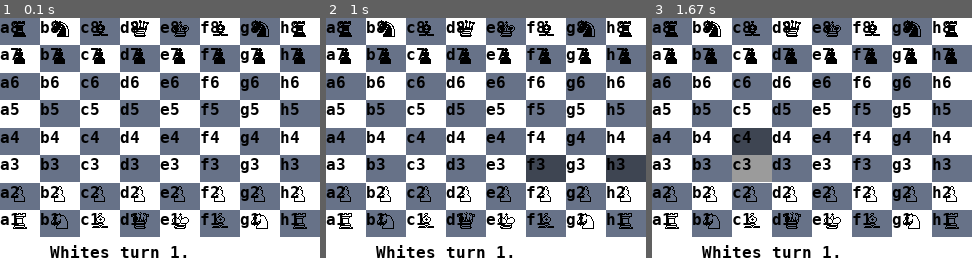
Above: before the commit, frames 1-3 (left to right).
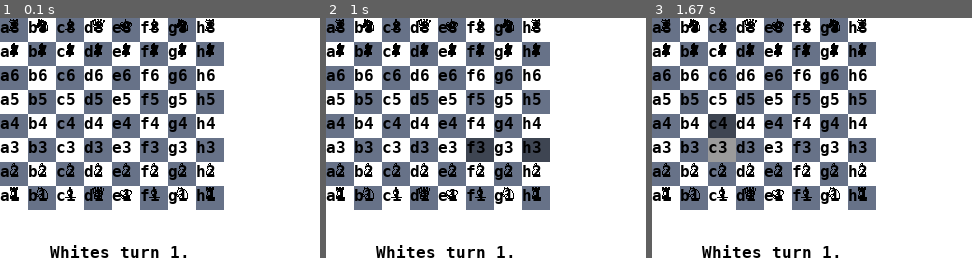
Above: after the commit, the same moments.

Repository: philsupertramp/chess
Game: pygame game, started from main.py
The game is run twice, just before and just after one commit, with the same random seed, the same clock (stepped at 60 frames per second) and the same inputs.
Inputs (mouse positions are in pixels of both pictures, inside the frame that each line leads up to):
- Up to frame 1 (0.1 s): no input
- Up to frame 2 (1 s): click (486, 138) at 0.38 s; click (604, 222) at 0.72 s
- Up to frame 3 (1.67 s): click (802, 126) at 1.05 s; click (751, 186) at 1.38 s

The runs differ from the first frame. In frame 1, 56% of the frame differs, in the area x 0-100%, y 0-92%; in frame 2, 56%; in frame 3, 57%.

Commit message:
do some work.. something broke, maybe that's why the training isn't working...

Diff:
--- a/src/backends/pygame_backend.py
+++ b/src/backends/pygame_backend.py
@@ -6,6 +6,7 @@
 import pygame
 
 from src.backends.base import BaseBackend
+from src.backends.sections import StatisticsSection, TurnHistorySection
 from src.backends.selector import FigureSelector
 
 
@@ -15,8 +16,10 @@
 class PygameBackend(BaseBackend):
     def __init__(self, game):
         super().__init__(game)
-        self.canvas = pygame.Surface((screen.get_size()[0], screen.get_size()[1] - 20))
+        self.canvas = pygame.Surface((screen.get_field_width(), screen.get_field_height()))
         self.figure_selector = FigureSelector()
+        self.stats_section = StatisticsSection()
+        self.turn_history_section = TurnHistorySection()
 
     def handle_game_events(self, procedures: Optional[List[EventCallback]] = None, events=None) -> None:
         def quit_event(event):
@@ -53,10 +56,12 @@
         screen.draw_text(text, (50, screen.get_height() - 15))
         if self.needs_render_selector:
             self.figure_selector.render(self.game.is_white_turn)
+        self.stats_section.render(screen, game=self.game)
+        self.turn_history_section.render(screen, history=self.game.history)
         pygame.display.flip()
 
     def rescale(self):
-        self.canvas = pygame.Surface((screen.get_width(), screen.get_height() - 20))
+        self.canvas = pygame.Surface((screen.get_field_width(), screen.get_field_height()))
         self.figure_selector = FigureSelector()
 
     def reset(self):
@@ -71,7 +76,7 @@
         """
         self.rescale()
         self.game.board.rescale(self.canvas)
-        screen.resize_figure_font(0.5 * screen.get_width() / 8)
+        screen.resize_figure_font(0.5 * screen.get_field_width() / 8)
 
     def handle_click(self) -> None:
         """
--- a/src/backends/screen.py
+++ b/src/backends/screen.py
@@ -9,7 +9,7 @@
         self.font = pygame.font.SysFont('DejaVu Sans Mono', size=16, bold=True)
         self.figure_size = 0
         self.figure_font = None
-        self.resize_figure_font(0.5 * surf.get_width() / 8)
+        self.resize_figure_font(0.35 * surf.get_width() / 8)
 
     @classmethod
     def build(cls, width, height):
@@ -65,6 +65,12 @@
     def get_width(self):
         return self.window.get_width()
 
+    def get_field_height(self):
+        return self.window.get_height() * 0.8
+
+    def get_field_width(self):
+        return self.window.get_width() * 0.7
+
 
 pygame.init()
 pygame.font.init()
--- /dev/null
+++ b/src/backends/sections.py
@@ -0,0 +1,48 @@
+from typing import Optional, List
+
+import pygame
+
+from src.backends.screen import Screen, screen
+from src.history import TurnHistory, Turn
+
+
+class DisplaySection:
+    def render(self, canvas, **kwargs):
+        raise NotImplementedError()
+
+
+class TurnHistorySection(DisplaySection):
+
+    class TurnRecord:
+        def __init__(self, turn: Turn, index: int):
+            self.turn = turn
+            self.position = index
+
+        def render(self, surface: pygame.Surface):
+            screen.draw_text_to_surface(str(self.turn), (self.position % 5, min(self.position//5, 0)), surface)
+
+    def __init__(self):
+        self.records: List['TurnRecord'] = list()
+
+    def render(self, canvas: Screen, history: Optional[TurnHistory] = None, **kwargs):
+        if not history:
+            return
+        rec = canvas.get_size()
+        if self.records:
+            record_len = len(self.records)
+            self.records.extend([self.TurnRecord(turn, record_len + index) for index, turn in enumerate(history.turns[record_len - 1:])])
+        else:
+            self.records.extend([self.TurnRecord(turn, index) for index, turn in enumerate(history.turns)])
+        surface = pygame.Surface((rec[0] - canvas.get_field_width(), rec[1] - canvas.get_field_height()))
+
+        for record in self.records:
+            record.render(surface)
+
+        rect = (0, canvas.get_height(), canvas.get_width(), canvas.get_field_height())
+        canvas.blit(surface, surface.get_rect(center=(canvas.get_height()-(surface.get_height()/2), canvas.get_width()-(surface.get_width()/2))))
+
+
+class StatisticsSection(DisplaySection):
+    def render(self, canvas, game=None, **kwargs):
+        if not game:
+            return
